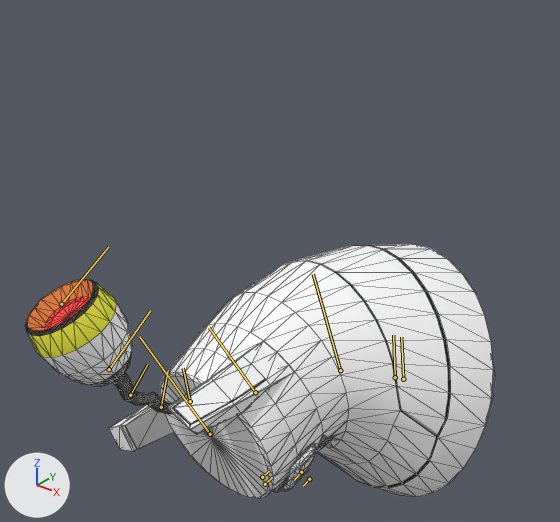
Two versions of the FBX model project/src/Assets/FBX/enemy_turret_anim_death.fbx, one commit apart.
Rendered twice from a 50 mm lens placed at (1.59, -1.77, 2.77), pointed at (-0.36, 0.67, 1.26). The lights are fixed; the arrows at lower left show +X, +Y and +Z. Both versions are drawn at frame 54 of the action 'enemy_turret_anim_death'; the numbers are the values there. The bones that bend it are drawn over the model as lines. Mesh edges are drawn as thin lines.

The first picture shows 'enemy_turret'.
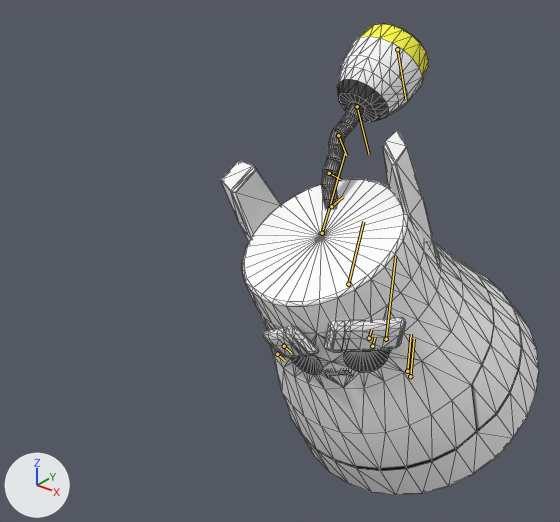
Boxes [x1, y1, x2, y2] around the edits, measured in the pictures (560 x 522 px):
'enemy_turret', posed (32% narrower, 84% taller)
    before: [26, 244, 495, 499]
    after: [221, 24, 539, 495]
bone 'base', root to tip
    before: (403, 379) to (401, 337)
    after: (410, 376) to (414, 339)
bone 'spine', root to tip
    before: (340, 370) to (313, 274)
    after: (386, 339) to (395, 256)
bone 'head', root to tip
    before: (255, 392) to (209, 327)
    after: (348, 284) to (363, 221)
bone 'brow_left', root to tip
    before: (301, 472) to (295, 479)
    after: (369, 338) to (371, 329)
bone 'brow_right', root to tip
    before: (262, 477) to (269, 471)
    after: (284, 346) to (291, 353)

The edits, one by one:
Bone 'base' (bone_base) moves from (-7.2, 128.0, 2.2) to (-9.8, 135.4, 2.2).
Bone 'base' (bone_base) turns from (30, -27, -63) to (23, -5, -32) degrees about its own x, y and z.
Bone 'spine' (bone_spine) turns from (0, 0, -18) to (0, 0, 0) degrees about its own x, y and z.
Bone 'head' (bone_head) turns from (0, 0, -27) to (0, 0, 5) degrees about its own x, y and z.
Bone 'head' (bone_head) is rescaled from (0.7, 0.7, 0.7) to (0.76, 0.76, 0.76).
Bone 'brow_left' (bone_brow_left) moves from (0.0, 0.0, 0.0) to (-1.2, -9.4, -0.6).
Bone 'brow_left' (bone_brow_left) turns from (0, 0, 0) to (-34, 0, 0) degrees about its own x, y and z.
Bone 'brow_right' (bone_brow_right) moves from (0.0, 0.0, 0.0) to (0.0, 9.4, 0.0).
Bone 'brow_right' (bone_brow_right) turns from (0, 0, 0) to (-34, 0, 0) degrees about its own x, y and z.
